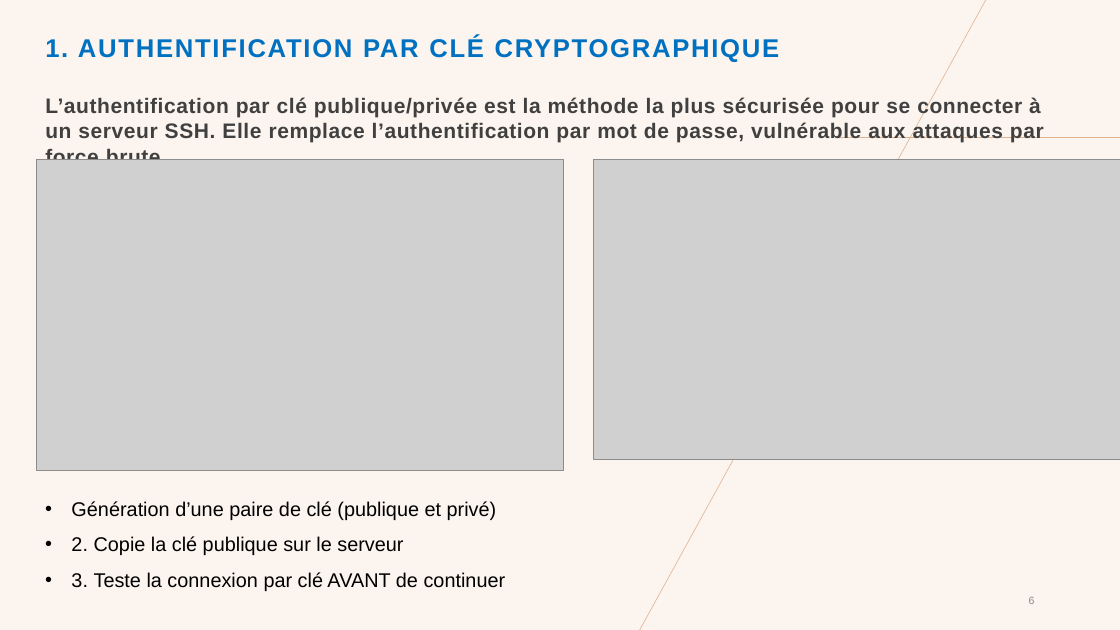
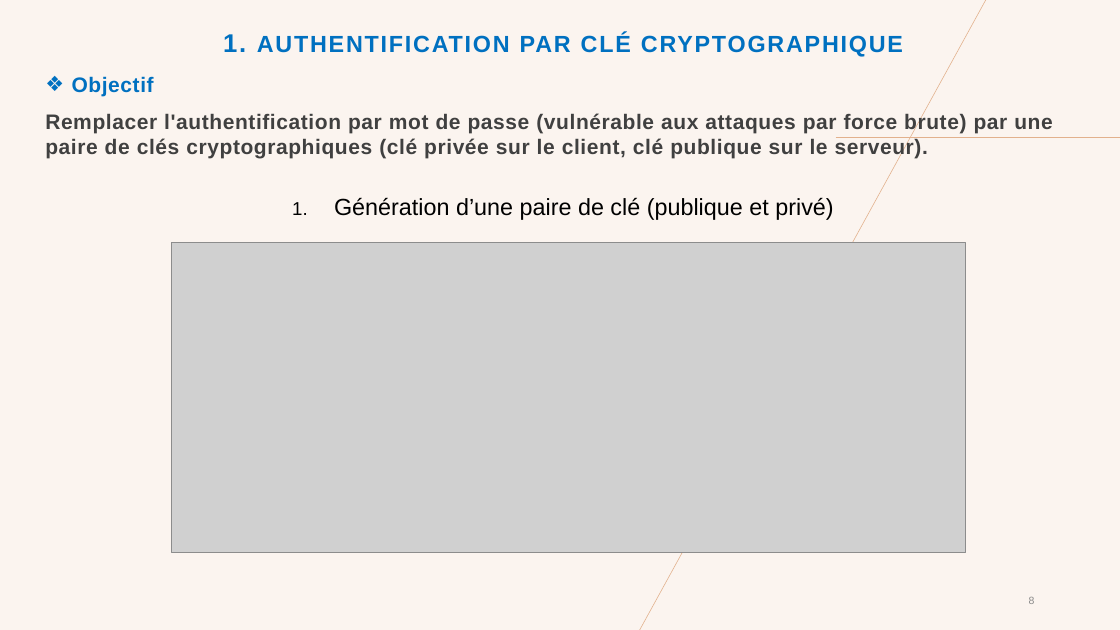
Before and after one commit to Christyy2/Projet-Final-ASI, a slide deck: slide 8 of Présentation-ASI.pptx (slide 6 before the commit). Drawn at 1120x630 pixels with LibreOffice and Linux fonts; fonts in the diff are those of the drawing; grey boxes stand for pictures. Boxes give left, top, right and bottom in pixels: in the first picture for what was removed or moved away, otherwise in the second. Text is boxed around its words. In the diff, an @@ line names an element or a change of style, - is before the commit and + after.

```diff
--- a/Présentation-ASI.pptx
+++ b/Présentation-ASI.pptx
@@ title "1. AUTHENTIFICATION PAR CLÉ CRYPTOGRAPHIQUE": place and size @@
-title "1. AUTHENTIFICATION PAR CLÉ CRYPTOGRAPHIQUE" at box(45, 36, 780, 62)
+title "1. AUTHENTIFICATION PAR CLÉ CRYPTOGRAPHIQUE" at box(223, 33, 903, 57)
@@ title "1. AUTHENTIFICATION PAR CLÉ CRYPTOGRAPHIQUE" at box(223, 33, 903, 57): size 22 to 20 pt; alignment left to centre @@
@@ text at box(45, 76, 1052, 159): text changed @@
-L’authentification par clé publique/privée est la méthode la plus sécurisée pour se connecter à un serveur SSH. Elle remplace l’authentification par mot de passe, vulnérable aux attaques par force brute.
+❖ Objectif
+Remplacer l'authentification par mot de passe (vulnérable aux attaques par force brute) par une paire de clés cryptographiques (clé privée sur le client, clé publique sur le serveur).
@@ picture removed at box(594, 160, 1120, 459) @@
@@ text added at box(334, 197, 833, 220), 20 pt, text #000000 @@
+1. Génération d’une paire de clé (publique et privé)
@@ picture: place and size @@
-picture at box(37, 160, 564, 471)
+picture at box(172, 242, 966, 553)
@@ text removed at box(71, 501, 506, 591) @@
-• Génération d’une paire de clé (publique et privé)
-• 2. Copie la clé publique sur le serveur
-• 3. Teste la connexion par clé AVANT de continuer
```
Also in this commit, not shown: 8 other slides changed, 6 slides added, 1 slide removed.
